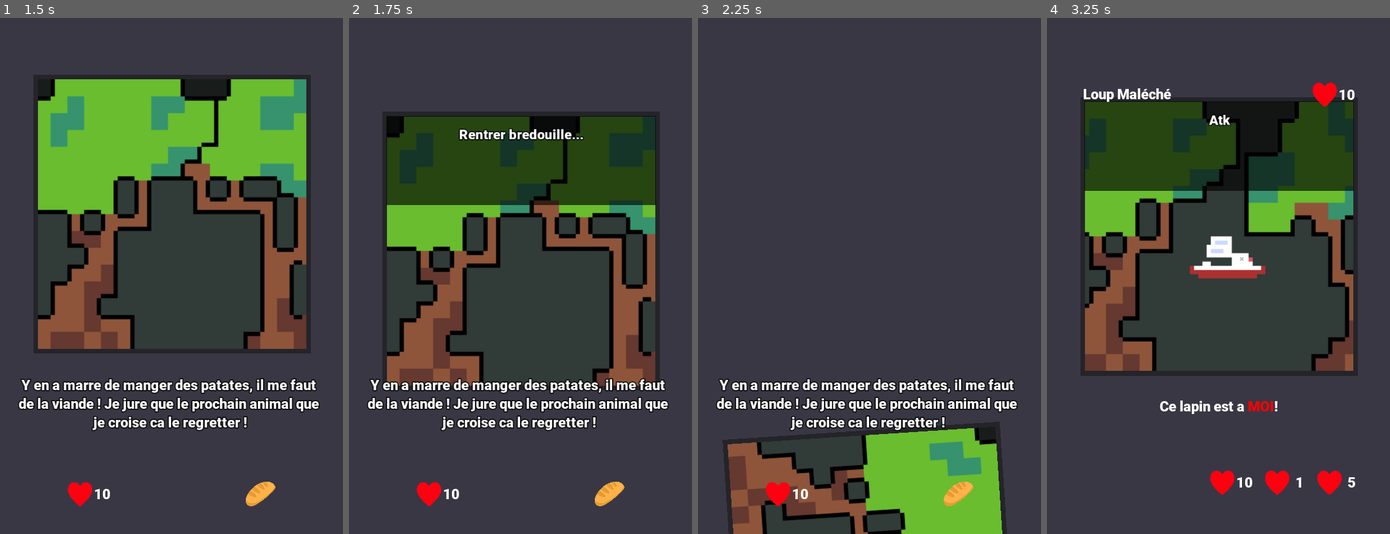
Above: before the commit, frames 1-4 (left to right).
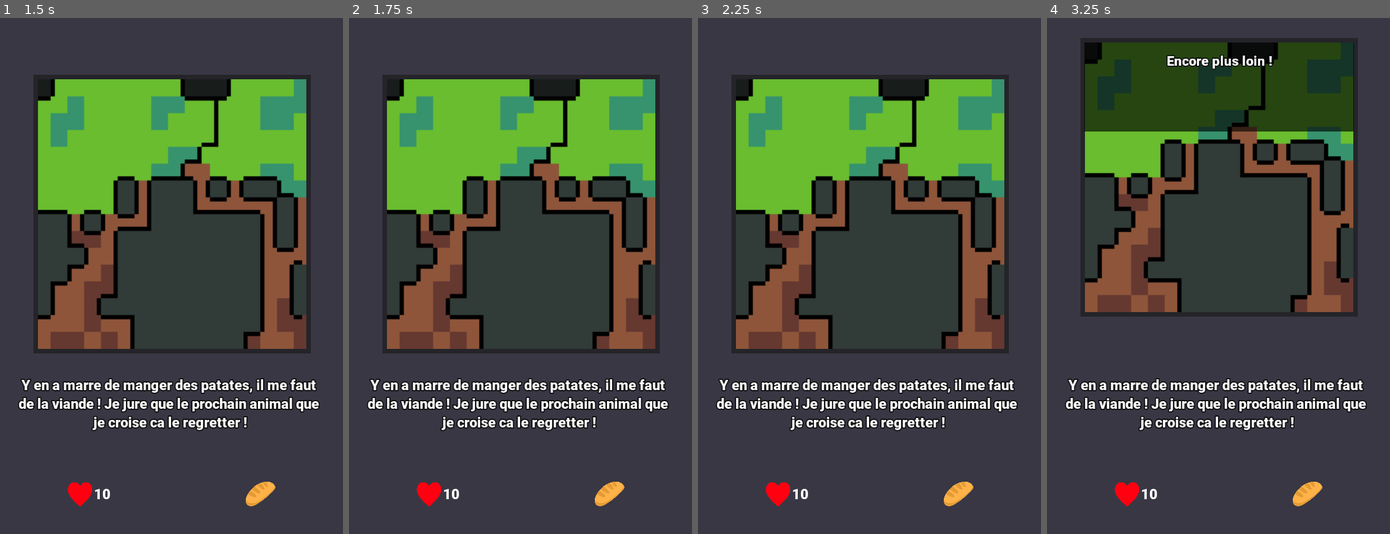
Above: after the commit, the same moments.

Repository: frisk038/SwipeAdventure
Game: Godot game, scene res://Scene/main_screen.tscn
The game is run twice, just before and just after one commit, with the same random seed, the same clock (stepped at 60 frames per second) and the same inputs.
Inputs (mouse positions are in pixels of both pictures, inside the frame that each line leads up to):
- Up to frame 1 (1.5 s): tap Enter at 0.5 s; move the mouse to (246, 250) at 0.52 s; click (246, 250) at 0.67 s; drag from (102, 301) to (154, 379) at 1.27 s
- Up to frame 2 (1.75 s): no input
- Up to frame 3 (2.25 s): move the mouse to (903, 162) at 2.02 s; click (903, 162) at 2.17 s
- Up to frame 4 (3.25 s): drag from (1201, 379) to (1115, 198) at 2.77 s

Frame 1 is identical in both runs. In frame 2, 33% of the frame differs, in the area x 9-91%, y 11-73%; in frame 3, 42%, in the area x 7-91%, y 11-100%; in frame 4, 39%.

Commit message:
fix: user change axis dragging, swipe too fast animation not finished

Diff:
--- a/Assets/Json/path.json
+++ b/Assets/Json/path.json
@@ -5,9 +5,9 @@
         "a": "res://Assets/Card/intro/expo/card1.png",
         "p": [
             1,
-            1,
-            1,
-            3
+            2,
+            2,
+            2
         ],
         "s": "Normal",
         "l": 0,
@@ -23,10 +23,10 @@
         "d": "[center]\"Grrrowl\" Ah ça c'etait mon ventre ! Allez un truc, n'importe quoi... Je sens qu'elle m'attends avec sa soupe...[/center]",
         "a": "res://Assets/Card/intro/expo/card2.png",
         "p": [
-            2,
-            2,
-            2,
-            2
+            0,
+            1,
+            0,
+            1
         ],
         "s": "Normal",
         "l": 0,
@@ -42,10 +42,10 @@
         "d": "[center]Allez maintenant on rentre ![/center]",
         "a": "res://Assets/Card/intro/expo/card3.png",
         "p": [
-            3,
-            3,
-            3,
-            3
+            0,
+            0,
+            0,
+            0
         ],
         "s": "Normal",
         "l": 0,
--- a/Script/card.gd
+++ b/Script/card.gd
@@ -1,6 +1,6 @@
 extends Node2D
 
-const DETECTION_TRESHOLD = 100
+const DETECTION_TRESHOLD = 200
 
 onready var card:Panel = $"card"
 onready var anim_player = $"AnimationPlayer"
@@ -73,6 +73,7 @@
 			anim_player.play(anim+'_drag')
 		else:
 			hide_hint()
+			is_dragging = !is_drag_axis_changed(previous_direction, choice)
 			var anim = GlobalPath.path_to_string(previous_direction)
 			anim_player.play(anim+'_drag', -1, -1)
 		previous_direction = choice
@@ -93,14 +94,30 @@
 		else:
 			return GlobalPath.UP
 
+func is_drag_axis_changed(previous:int, current:int) -> bool:
+	match current:
+		GlobalPath.LEFT:
+			if previous == GlobalPath.UP || previous == GlobalPath.DOWN:
+				return true
+		GlobalPath.RIGHT:
+			if previous == GlobalPath.UP || previous == GlobalPath.DOWN:
+				return true
+		GlobalPath.UP:
+			if previous == GlobalPath.LEFT || previous == GlobalPath.RIGHT:
+				return true
+		GlobalPath.DOWN:
+			if previous == GlobalPath.LEFT || previous == GlobalPath.RIGHT:
+				return true
+		_: return false
+	return false
 func _ready():
 	reset_card()
 	anim_player.play("reveal")
 	set_process_input(true)
 
 func _input(event):
-	if anim_player.is_playing():
-		return
+#	if anim_player.is_playing():
+#		return
 	if event is InputEventScreenTouch :
 		on_clicking(event)
 	elif is_dragging && event is InputEventScreenDrag:
